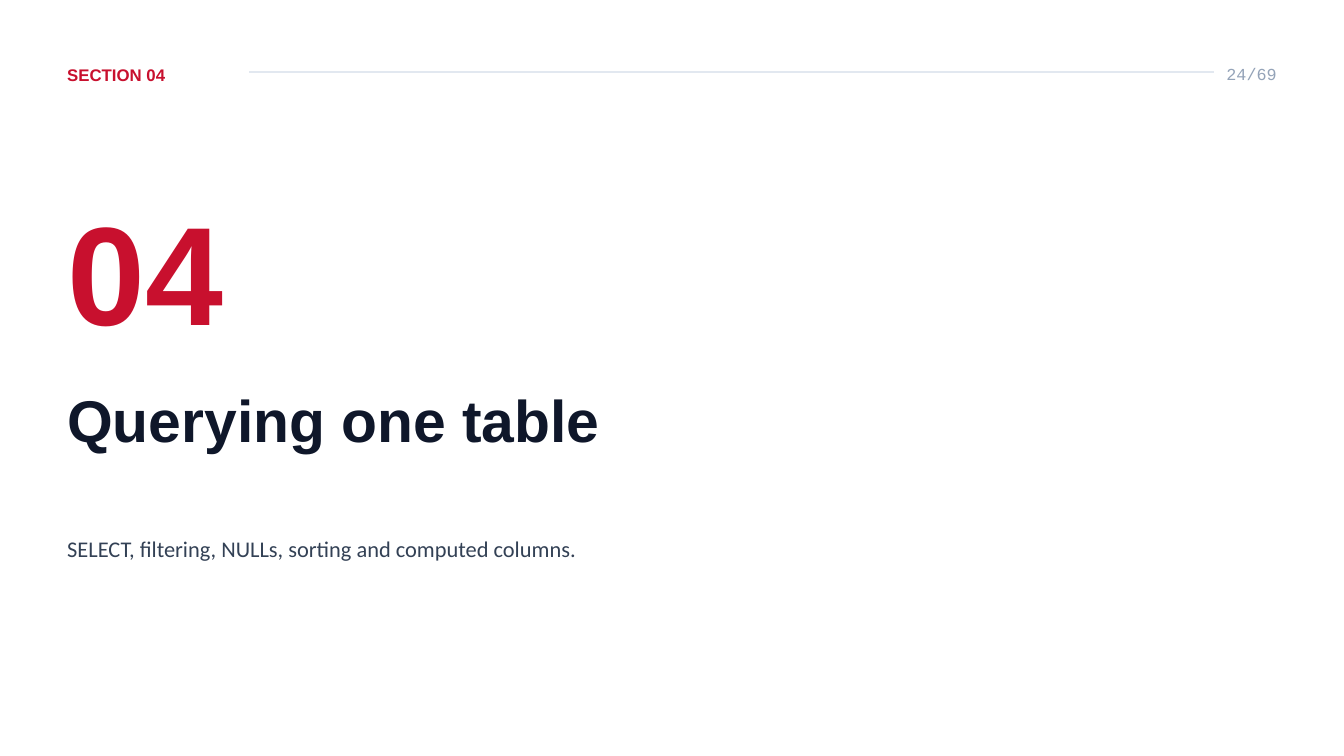
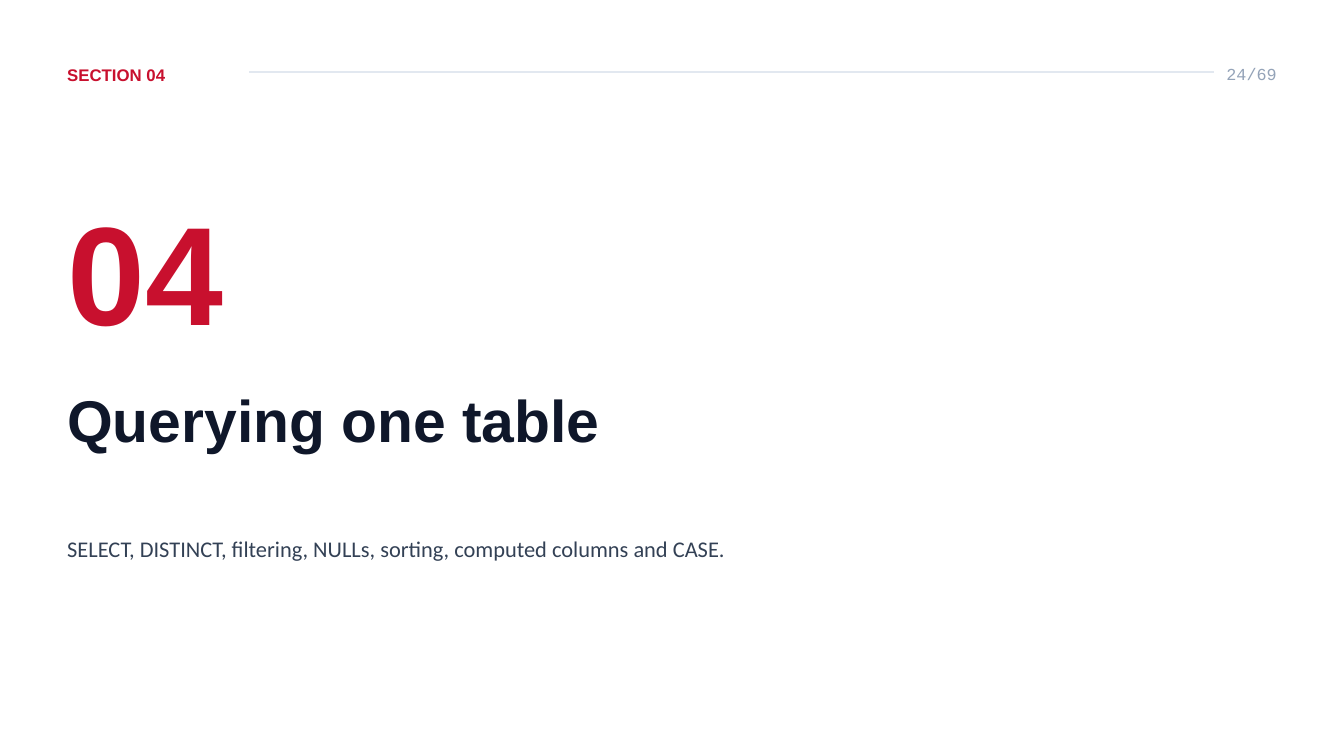
Before and after one commit to ahmedatef2007/db-slides, a slide deck: slide 24 of pptx/ITI_Database_Course_Lesson_4_SQL.pptx. Drawn at 1344x756 pixels with LibreOffice and Linux fonts; fonts in the diff are those of the drawing. Boxes give left, top, right and bottom in pixels: in the first picture for what was removed or moved away, otherwise in the second. Text is boxed around its words. In the diff, an @@ line names an element or a change of style, - is before the commit and + after.

```diff
--- a/pptx/ITI_Database_Course_Lesson_4_SQL.pptx
+++ b/pptx/ITI_Database_Course_Lesson_4_SQL.pptx
@@ text at [67,541,725,561]: text changed @@
-SELECT, filtering, NULLs, sorting and computed columns.
+SELECT, DISTINCT, filtering, NULLs, sorting, computed columns and CASE.
```
Also in this commit, not shown: 3 other slides changed, 8 other files.
